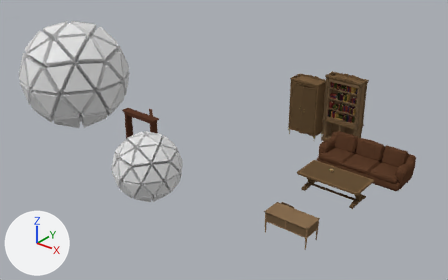
A saved change to the Blender file assets/world.blend.
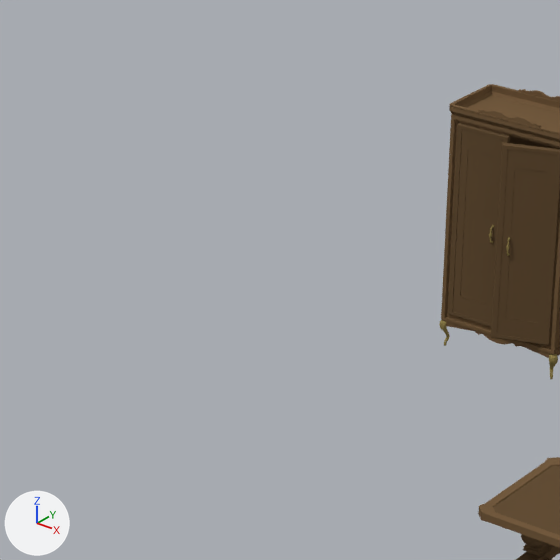
Old and new are each drawn whole from a 50 mm lens placed at (11.04, -16.23, 13.01), pointed at (-1.3, -0.8, 3.44) and again close up on the part from 42% to 71% of the width and 19% to 66% of the height. The lights are fixed; the arrows at lower left show +X, +Y and +Z.

Script lines for the objects in view, before the commit:
```python
me_cube_008 = bpy.data.meshes.new('Cube.008')
me_cube_008.from_pydata(...)  # 240 vertices, 230 faces; spans x -0.67..0.0, y -0.07..0.0, z -1.14..1.17
# faces by material slot: [22, 208]
me_cube_008.materials.append(mat_darkwood)  # brown #665038
me_cube_008.materials.append(mat_metal)  # yellow #968650
me_cube_009 = bpy.data.meshes.new('Cube.009')
me_cube_009.from_pydata(...)  # 1050 vertices, 1038 faces; spans x -0.78..0.78, y -0.43..0.43, z -0.01..2.97
# faces by material slot: [430, 608]
me_cube_009.materials.append(mat_wood)  # brown #755c40
me_cube_009.materials.append(mat_metal)  # yellow #968650
me_cube_012 = bpy.data.meshes.new('Cube.012')
me_cube_012.from_pydata(...)  # 766 vertices, 770 faces; spans x -0.71..0.71, y -1.39..1.39, z 0.0..0.83
# faces by material slot: [690, 80]
me_cube_012.materials.append(mat_darkwood_002)  # brown #665038
me_cube_012.materials.append(mat_wood_002)  # brown #755c40
ob_closet_001 = bpy.data.objects.new('Closet.001', me_cube_009)
ob_closet_001.location = (-3.03, 7.732, -0.057)
ob_closet_rightdoor_001 = bpy.data.objects.new('Closet_RightDoor.001', me_cube_008)
ob_closet_rightdoor_001.location = (-2.359, 7.365, 1.483)
ob_closet_rightdoor_001.rotation_euler = (0.0, 0.0, 0.349)  # degrees (0, 0, 20)
ob_table2_001 = bpy.data.objects.new('Table2.001', me_cube_012)
ob_table2_001.location = (0.872, 3.606, 0.012)
ob_table2_001.rotation_euler = (0.0, 0.0, 1.571)  # degrees (0, 0, 90)
# also in view: 'Closet_LeftDoor.001' at (-3.36, 7.33, 1.5)
```
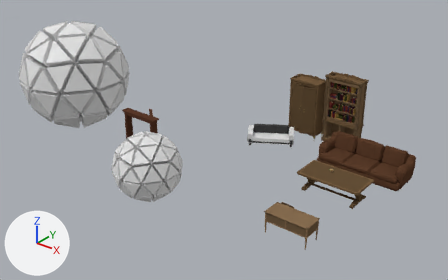
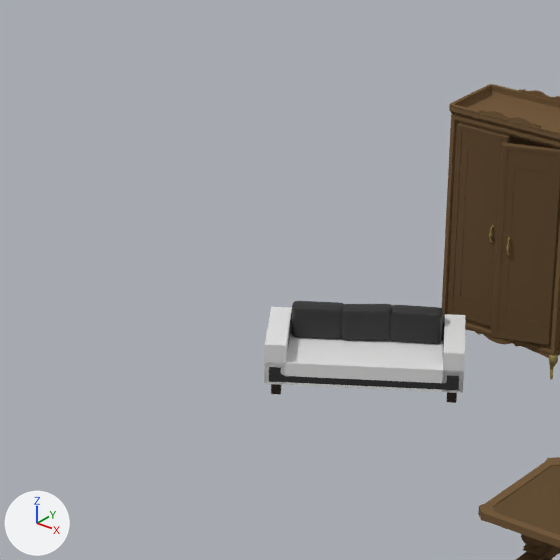
Where the change shows, as pixel boxes [x1, y1, x2, y2] in the close-ups (560 x 560 px):
'Couch', added
    after: [264, 301, 466, 403]

The change, as a list of edits to the scene's bpy script:
```text
Add col_couch:
    col_couch = bpy.data.collections.new('Couch')
    col_couch.objects.link(ob_cube_016)
    col_couch.objects.link(ob_cube_030)
    col_couch.objects.link(ob_cube_031)
    col_couch.objects.link(ob_cube_032)
    col_couch.objects.link(ob_cube_033)
    col_couch.objects.link(ob_couch_1)
    col_couch.objects.link(ob_collider_000)
    col_couch.objects.link(ob_collider_001)
    col_couch.objects.link(ob_collider_002)
Add ob_couch:
    ob_couch = bpy.data.objects.new('Couch', None)
    ob_couch.location = (-3.945, 6.091, 0.324)
    ob_couch.rotation_euler = (0.0, 0.0, 3.71)  # degrees (0, 0, 213)
    ob_couch.instance_type = 'COLLECTION'
    ob_couch.instance_collection = col_couch
Add ob_cube_016:
    ob_cube_016 = bpy.data.objects.new('Cube.016', me_cube_003)  # a box spanning x -0.76..0.76, y -0.76..0.76, z -1.3..-0.5; in mat_material_004 (brown #2f1d14); modifiers ARRAY, ARRAY
    ob_cube_016.parent = ob_couch_1
    ob_cube_016.location = (-0.96, -0.199, -0.0209)
    ob_cube_016.scale = (0.0696, 0.0696, 0.235)
Add ob_couch_1:
    ob_couch_1 = bpy.data.objects.new('couch', me_cube_055)  # 208 vertices, 206 faces; spans x -1.08..1.07, y -0.31..0.69, z -0.16..0.3; in mat_couchcloth (black #343434); modifiers SUBSURF
    ob_couch_1.location = (0.0, 0.0, 0.0)
Add ob_collider_002:
    ob_collider_002 = bpy.data.objects.new('collider.002', me_cube_024)  # a box spanning x -0.114..0.114, y -0.312..0.687, z -0.291..0.173
    ob_collider_002.location = (-0.961, 0.0, 0.132)
Add ob_cube_030:
    ob_cube_030 = bpy.data.objects.new('Cube.030', me_cube_036)  # 32 vertices, 30 faces; spans x -1.7..1.69, y -0.99..1.01, z -0.18..0.18; in mat_couchcloth (black #343434); modifiers SUBSURF
    ob_cube_030.parent = ob_couch_1
    ob_cube_030.location = (0.00654, -0.0551, 0.284)
    ob_cube_030.rotation_euler = (-1.452, 0.0389, 0.0296)  # degrees (-83, 2.2, 1.7)
    ob_cube_030.scale = (0.174, 0.204, 0.629)
Add ob_cube_033:
    ob_cube_033 = bpy.data.objects.new('Cube.033', me_cube_054)  # 32 vertices, 30 faces; spans x -1.7..1.69, y -0.99..1.01, z -0.18..0.18; in mat_couchcloth (black #343434); modifiers SUBSURF
    ob_cube_033.parent = ob_couch_1
    ob_cube_033.location = (0.0129, 0.251, 0.0227)
    ob_cube_033.scale = (0.507, 0.426, 0.411)
Add ob_cube_031:
    ob_cube_031 = bpy.data.objects.new('Cube.031', me_cube_036.copy())  # modifiers SUBSURF
    ob_cube_031.parent = ob_couch_1
    ob_cube_031.location = (-0.538, -0.0551, 0.284)
    ob_cube_031.rotation_euler = (-1.486, -0.0174, -0.00797)  # degrees (-85, -1, -0.5)
    ob_cube_031.scale = (0.174, 0.204, 0.629)
Add ob_cube_032:
    ob_cube_032 = bpy.data.objects.new('Cube.032', me_cube_036.copy())  # modifiers SUBSURF
    ob_cube_032.parent = ob_couch_1
    ob_cube_032.location = (0.54, -0.0551, 0.284)
    ob_cube_032.rotation_euler = (-1.487, 0.0, 0.0)  # degrees (-85, 0, 0)
    ob_cube_032.scale = (0.174, 0.204, 0.629)
Add ob_collider_000:
    ob_collider_000 = bpy.data.objects.new('collider.000', me_cube_057)  # a box spanning x -1.07..1.07, y -0.31..0.69, z -0.17..0.1
    ob_collider_000.location = (0.0, 0.0, 0.0)
Add ob_collider_001:
    ob_collider_001 = bpy.data.objects.new('collider.001', me_cube_024.copy())
    ob_collider_001.location = (0.961, 0.0, 0.132)
```
